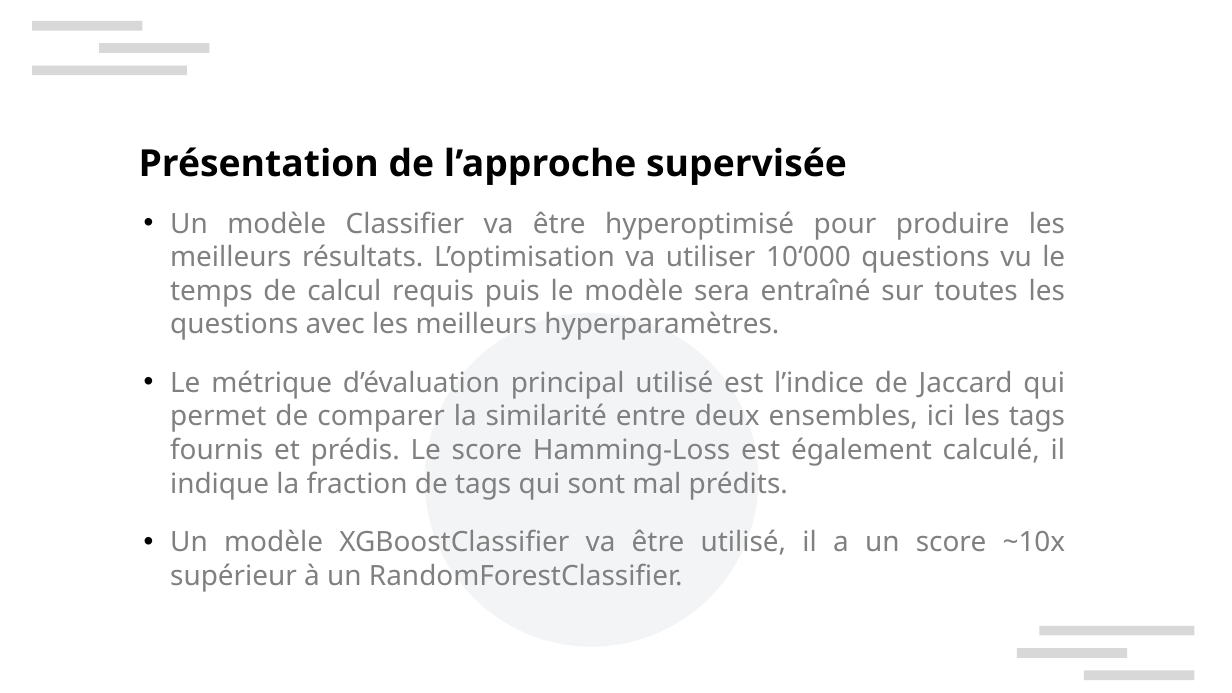
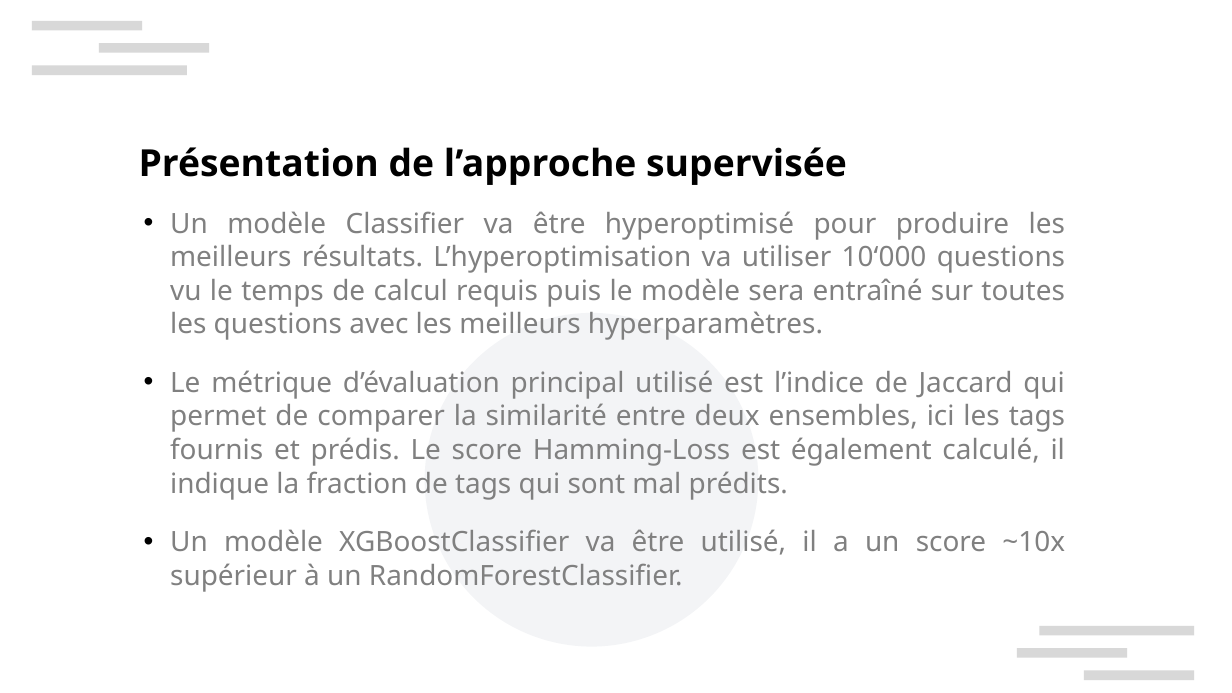
Before and after one commit to xbarrelet/ml-project-5, a slide deck: slide 13 of Barrelet_Xavier_7_presentation_082024.pptx. Drawn at 1232x693 pixels with LibreOffice and Linux fonts; fonts in the diff are those of the drawing; background and template pictures are left out. Boxes give left, top, right and bottom in pixels: in the first picture for what was removed or moved away, otherwise in the second. Text is boxed around its words. In the diff, an @@ line names an element or a change of style, - is before the commit and + after.

```diff
--- a/Barrelet_Xavier_7_presentation_082024.pptx
+++ b/Barrelet_Xavier_7_presentation_082024.pptx
@@ text at box(170, 211, 1065, 340): text changed @@
-• Un modèle Classifier va être hyperoptimisé pour produire les meilleurs résultats. L’optimisation va utiliser 10‘000 questions vu le temps de calcul requis puis le modèle sera entraîné sur toutes les questions avec les meilleurs hyperparamètres.
+• Un modèle Classifier va être hyperoptimisé pour produire les meilleurs résultats. L’hyperoptimisation va utiliser 10‘000 questions vu le temps de calcul requis puis le modèle sera entraîné sur toutes les questions avec les meilleurs hyperparamètres.
```
Also in this commit, not shown: 9 other slides changed, 6 other files.
